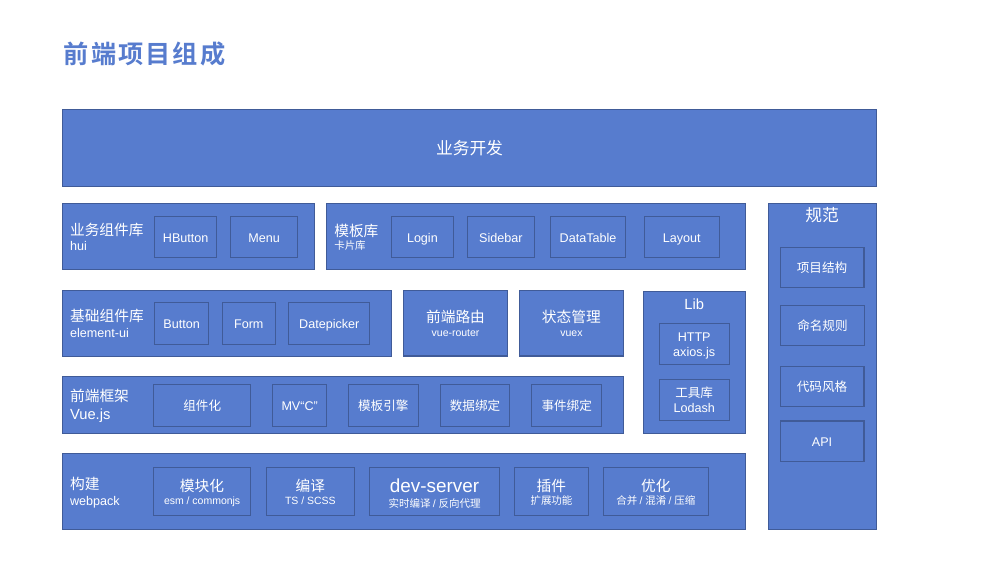
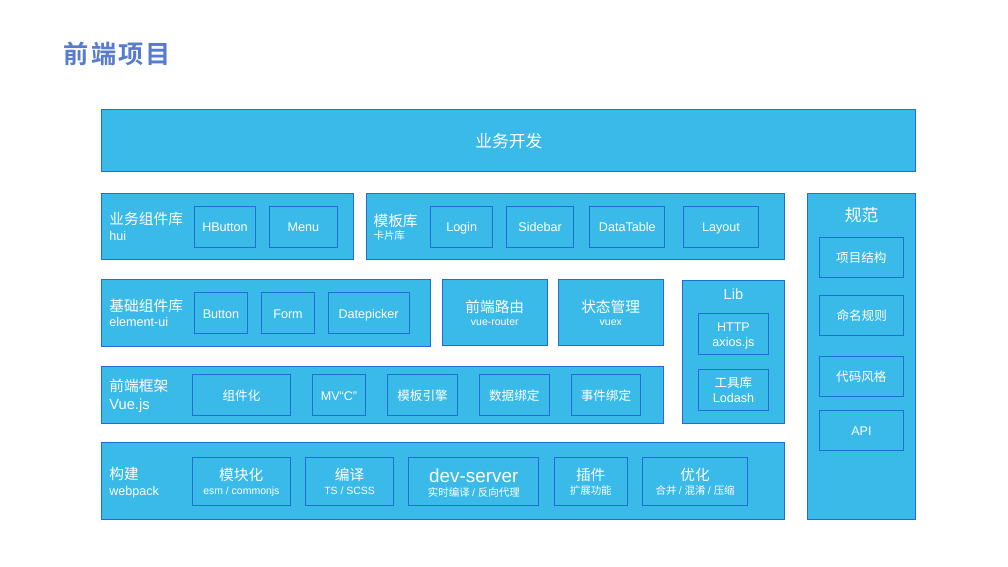
Before and after one commit to forwardNow/blog, a slide deck: slide 3 of docs/.vuepress/public/前端.pptx (slide 2 before the commit). Drawn at 1008x567 pixels with LibreOffice and Linux fonts; fonts in the diff are those of the drawing. Boxes give left, top, right and bottom in pixels: in the first picture for what was removed or moved away, otherwise in the second. Text is boxed around its words. In the diff, an @@ line names an element or a change of style, - is before the commit and + after.

Commit message:
【docs\.vuepress\public\前端.pptx】添加 “工程化”

```diff
--- a/docs/.vuepress/public/前端.pptx
+++ b/docs/.vuepress/public/前端.pptx
@@ title at bbox=[64, 41, 171, 66]: text changed @@
-前端项目组成
+前端项目
@@ rectangle "业务开发": place and size @@
-rectangle "业务开发" at bbox=[63, 110, 876, 187]
+rectangle "业务开发" at bbox=[102, 110, 916, 172]
@@ fill #577CCE to #39BAE8; outline #405C98 1 pt to #1F6ED4 1 pt in 35 elements at bbox=[102, 110, 916, 172], bbox=[808, 194, 916, 520], bbox=[102, 443, 785, 520], bbox=[820, 296, 904, 336], bbox=[194, 206, 256, 248], bbox=[270, 206, 337, 248], bbox=[366, 194, 784, 260], bbox=[507, 206, 574, 248], bbox=[590, 206, 665, 248], bbox=[684, 206, 758, 248], bbox=[820, 237, 904, 278], bbox=[102, 194, 354, 260], bbox=[431, 206, 493, 248], bbox=[194, 293, 248, 334], bbox=[262, 293, 314, 334], bbox=[328, 293, 409, 334], bbox=[683, 281, 785, 423], bbox=[571, 374, 640, 416], bbox=[102, 280, 431, 346], bbox=[102, 366, 663, 423], bbox=[820, 356, 904, 396], bbox=[442, 280, 547, 346], bbox=[559, 280, 664, 346], bbox=[388, 374, 457, 416], bbox=[479, 374, 549, 416], bbox=[193, 374, 290, 416], bbox=[643, 457, 748, 505], bbox=[820, 411, 904, 451], bbox=[699, 313, 768, 355], bbox=[699, 369, 768, 411], bbox=[193, 457, 290, 505], bbox=[306, 457, 393, 505], bbox=[409, 457, 539, 505], bbox=[312, 374, 366, 416], bbox=[554, 457, 628, 505] @@
@@ 34 rectangles: place and size @@
-34 rectangles at bbox=[63, 203, 876, 530]
+34 rectangles at bbox=[102, 194, 916, 520]
```
Also in this commit, not shown: 1 slide added.
